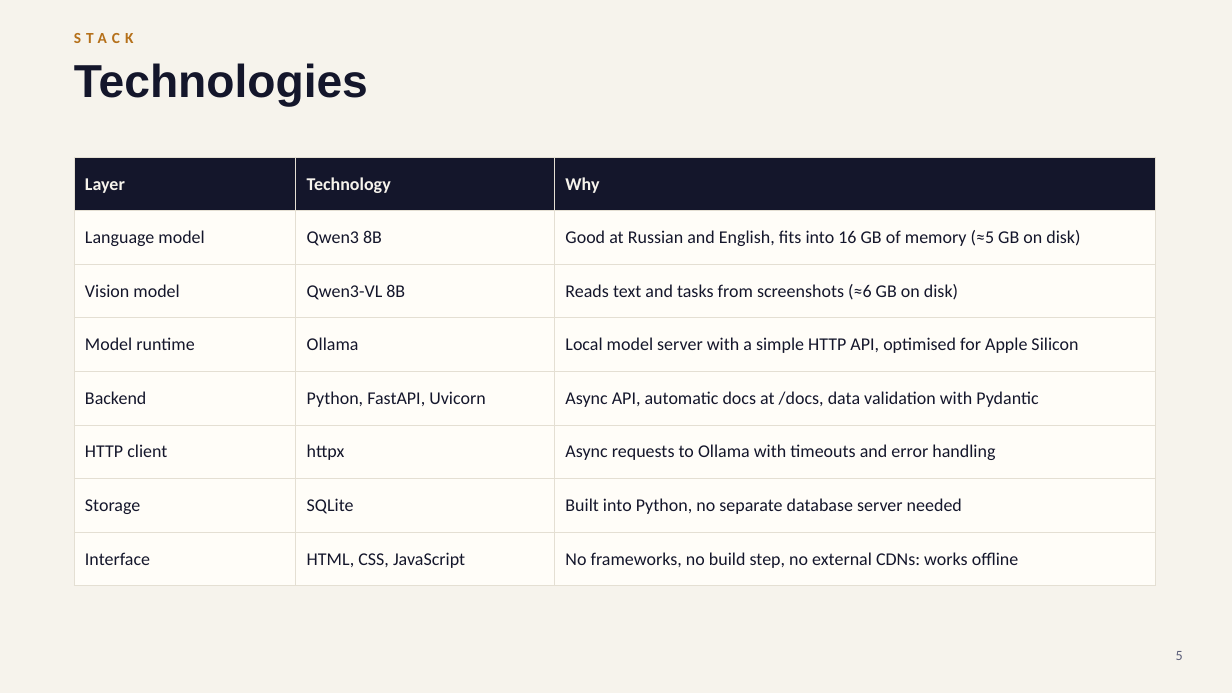
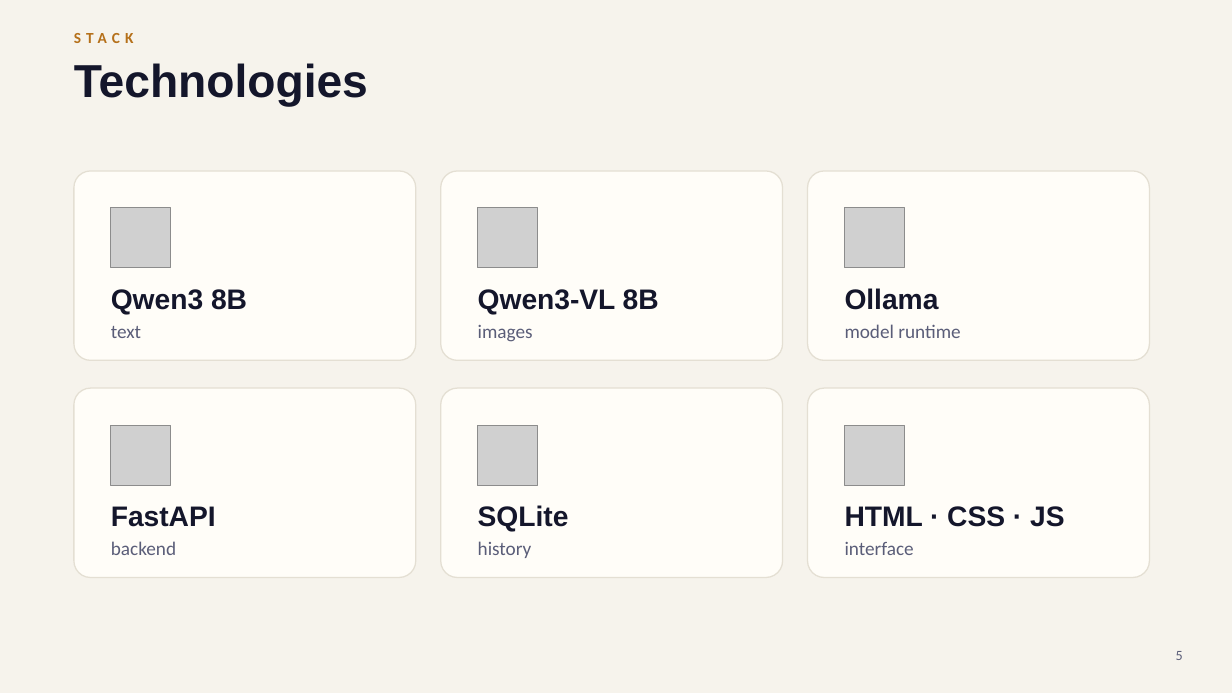
Before and after one commit to surnova2703/lumelle, a slide deck: slide 5 of docs/Lumo_AI_tech_EN.pptx. Drawn at 1232x693 pixels with LibreOffice and Linux fonts; fonts in the diff are those of the drawing; grey boxes stand for pictures. Boxes give left, top, right and bottom in pixels: in the first picture for what was removed or moved away, otherwise in the second. Text is boxed around its words. In the diff, an @@ line names an element or a change of style, - is before the commit and + after.

```diff
--- a/docs/Lumo_AI_tech_EN.pptx
+++ b/docs/Lumo_AI_tech_EN.pptx
@@ table removed at (74,157,1155,572), 8 rows, 3 columns @@
-Layer | Technology | Why
-Language model | Qwen3 8B | Good at Russian and English, fits into 16 GB of memory (≈5 GB on disk)
-Vision model | Qwen3-VL 8B | Reads text and tasks from screenshots (≈6 GB on disk)
-Model runtime | Ollama | Local model server with a simple HTTP API, optimised for Apple Silicon
-Backend | Python, FastAPI, Uvicorn | Async API, automatic docs at /docs, data validation with Pydantic
-HTTP client | httpx | Async requests to Ollama with timeouts and error handling
-Storage | SQLite | Built into Python, no separate database server needed
-Interface | HTML, CSS, JavaScript | No frameworks, no build step, no external CDNs: works offline
@@ rounded rectangle added at (74,171,416,360), fill #FFFDF8, outline #E4DFD3 1 pt @@
@@ rounded rectangle added at (441,171,783,360), fill #FFFDF8, outline #E4DFD3 1 pt @@
@@ rounded rectangle added at (808,171,1150,360), fill #FFFDF8, outline #E4DFD3 1 pt @@
@@ picture added at (111,208,171,268) @@
@@ picture added at (478,208,538,268) @@
@@ picture added at (845,208,905,268) @@
@@ text added at (111,289,247,315), 22 pt, text #14162B, bold @@
+Qwen3 8B
@@ text added at (478,289,659,315), 22 pt, text #14162B, bold @@
+Qwen3-VL 8B
@@ text added at (845,288,939,310), 22 pt, text #14162B, bold @@
+Ollama
@@ text added at (111,326,141,338), 15 pt, text #5A5D78 @@
+text
@@ text added at (478,325,533,342), 15 pt, text #5A5D78 @@
+images
@@ text added at (845,324,960,338), 15 pt, text #5A5D78 @@
+model runtime
@@ rounded rectangle added at (74,388,416,578), fill #FFFDF8, outline #E4DFD3 1 pt @@
@@ rounded rectangle added at (441,388,783,578), fill #FFFDF8, outline #E4DFD3 1 pt @@
@@ rounded rectangle added at (808,388,1150,578), fill #FFFDF8, outline #E4DFD3 1 pt @@
@@ picture added at (111,425,171,485) @@
@@ picture added at (478,425,538,485) @@
@@ picture added at (845,425,905,485) @@
@@ text added at (111,506,216,527), 22 pt, text #14162B, bold @@
+FastAPI
@@ text added at (478,505,569,532), 22 pt, text #14162B, bold @@
+SQLite
@@ text added at (845,506,1064,527), 22 pt, text #14162B, bold @@
+HTML · CSS · JS
@@ text added at (111,541,176,555), 15 pt, text #5A5D78 @@
+backend
@@ text added at (478,541,532,558), 15 pt, text #5A5D78 @@
+history
@@ text added at (845,542,914,555), 15 pt, text #5A5D78 @@
+interface
```
Also in this commit, not shown: 10 other slides changed, 1 slide added, 1 slide removed, 29 other files.
